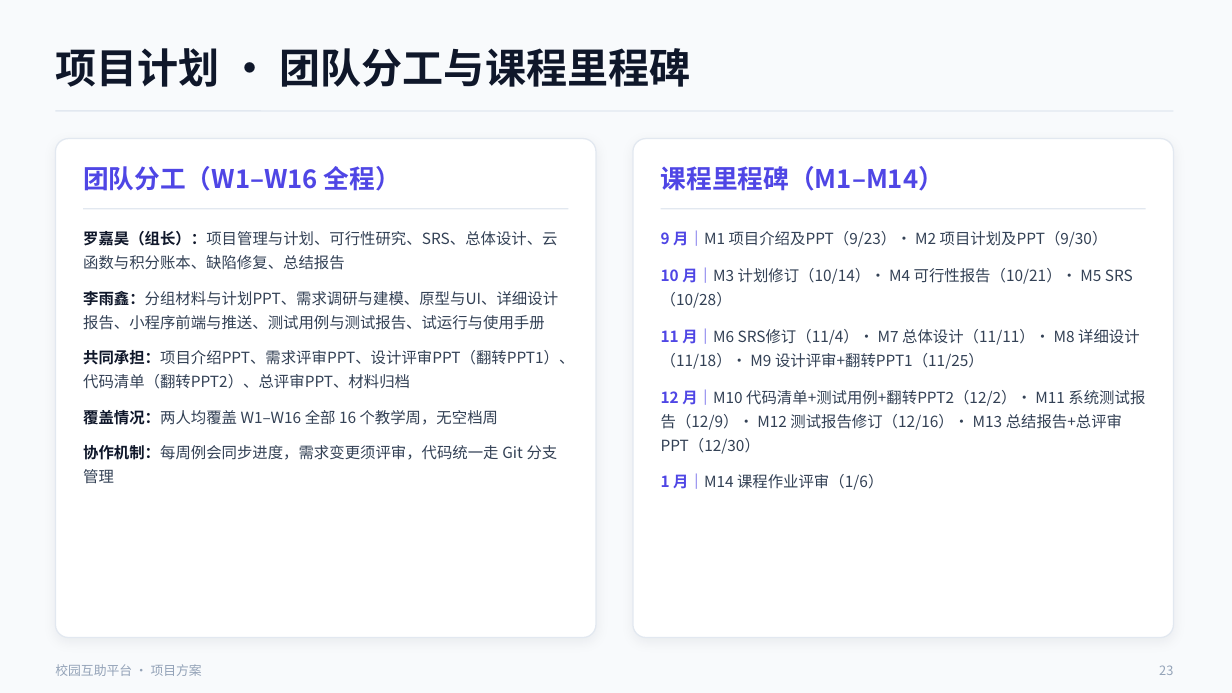
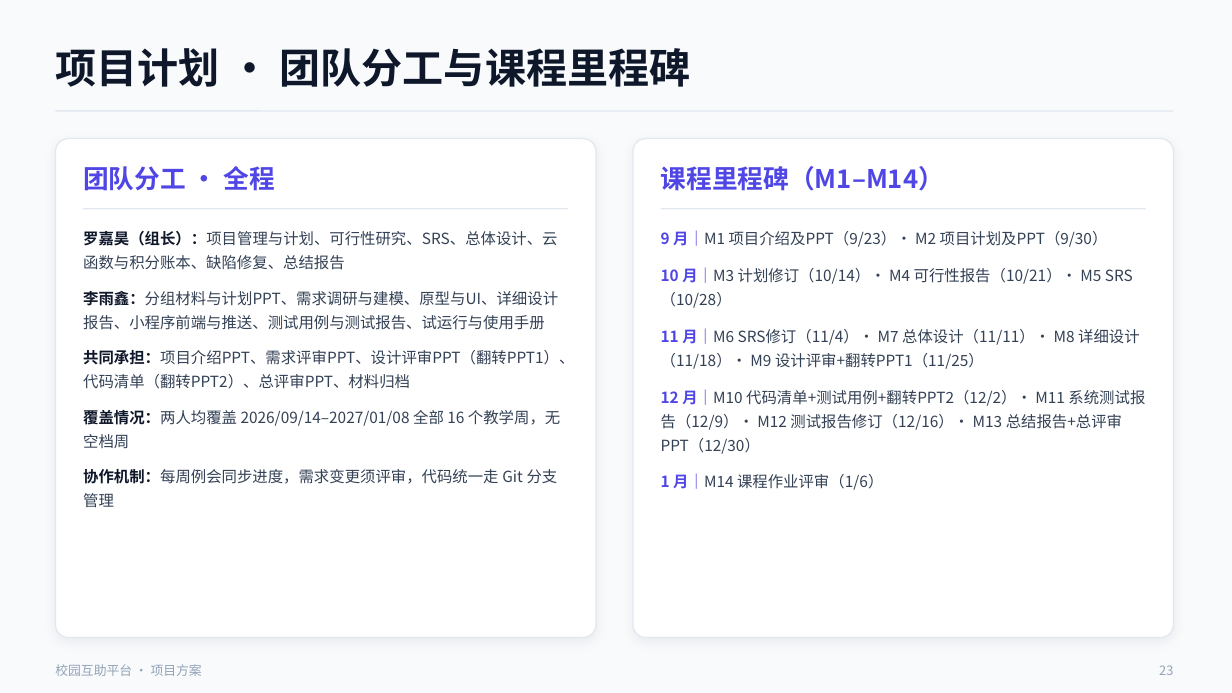
Before and after one commit to lunasama868/SE2026-G22-campus-mutual-aid, a slide deck: slide 23 of assets/SE2026-G22-校园互助平台-项目方案PPT.pptx. Drawn at 1232x693 pixels with LibreOffice and Linux fonts; fonts in the diff are those of the drawing. Boxes give left, top, right and bottom in pixels: in the first picture for what was removed or moved away, otherwise in the second. Text is boxed around its words. In the diff, an @@ line names an element or a change of style, - is before the commit and + after.

Commit message:
docs/ppt: 周次标记 W1-W16 全部替换为明确日历日期
- 项目计划书：正文、表 2-3、表 4-2、表 5-2、表 5-5、附录 A/E 中所有 W 周次改为 2026/09/14 形式的日期
- 表 5-2 逐周负载表改为按日期区间标注，表 5-5 去掉教学周列
- PPT：17 处周次标记改为日期，并精简 4 处因日期变长而溢出的文案

```diff
--- a/assets/SE2026-G22-校园互助平台-项目方案PPT.pptx
+++ b/assets/SE2026-G22-校园互助平台-项目方案PPT.pptx
@@ text at box(83, 166, 274, 191): text changed @@
-团队分工（W1–W16 全程）
+团队分工 · 全程
@@ text at box(83, 410, 560, 449): text changed @@
-覆盖情况：两人均覆盖 W1–W16 全部 16 个教学周，无空档周
+覆盖情况：两人均覆盖 2026/09/14–2027/01/08 全部 16 个教学周，无空档周
```
Also in this commit, not shown: 5 other slides changed, 1 other file.
